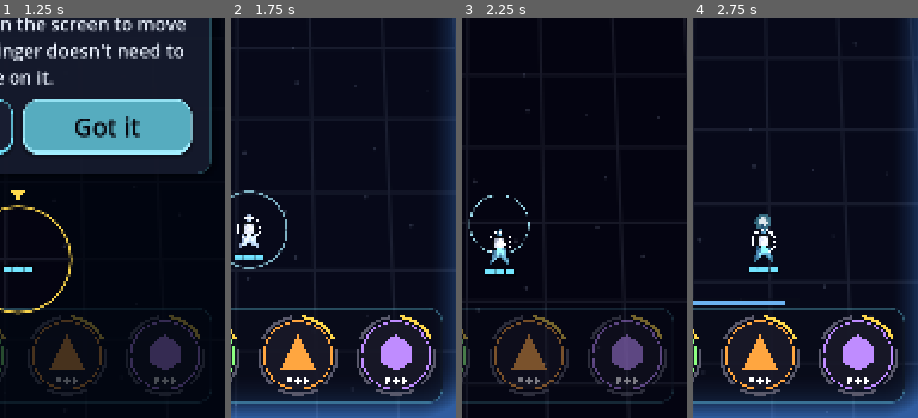
Above: before the commit, frames 1-4 (left to right).
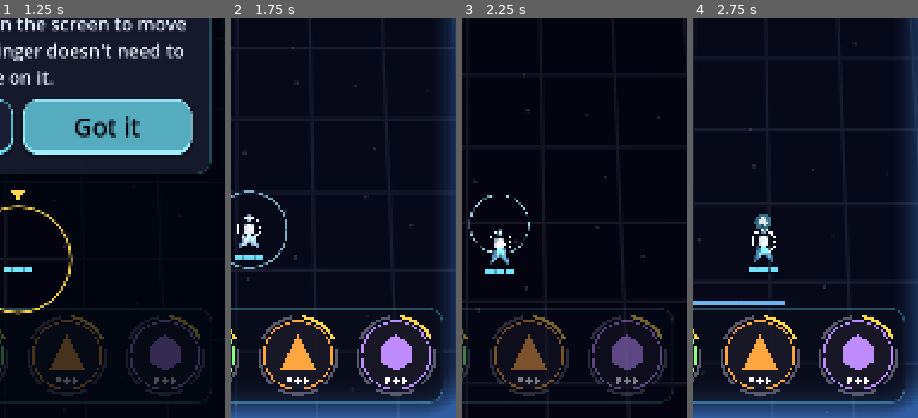
Above: after the commit, the same moments.

Repository: GDPonsoni/Nucleon-Squad-3D
Game: Godot game, scene res://scenes/game.tscn
The game is run twice, just before and just after one commit, with the same random seed, the same clock (stepped at 60 frames per second) and the same inputs. This scene is started directly instead of the project's main scene.
Inputs (mouse positions are % of the whole screen's width and height, from its top left):
- Up to frame 1 (1.25 s): move the mouse to (72, 45) at 0.52 s; hold Right (ui_right) from 0.53 s (still down); click (72, 45) at 0.67 s
- Up to frame 2 (1.75 s): release Right (ui_right) at 1.25 s; click "Don't show again" at 1.25 s
- Up to frame 3 (2.25 s): drag from (30, 55) to (45, 70) at 2.02 s
- Up to frame 4 (2.75 s): no input
The pictures show only the part of the screen within x 46-96%, y 50-100%; the shares and areas given below are measured in that part.

Frame 1 is identical in both runs. In frame 2, 0.2% of the frame differs, in the area x 3-13%, y 49-58%; in frame 3, less than 0.1%; in frame 4, nothing differs.

Commit message:
feat(render3d): chefes em 3D
T7 do docs/PLANO_3D.md. O chefe vira um conjunto de peças low poly montado
a partir do BossData: casco de N lados, miolo que gira, espinhos, placas de
blindagem na cor de destaque, torretas que miram na nave, olho que segue a
nave e avermelha na fúria, e rachaduras que acendem conforme a vida cai.
A entrada por surgimento (escala e transparência) vale para o modelo todo.

Boss ganhou leituras de desenho (ângulos das peças, fúria, rachaduras)
usadas pelo 2D e pelo 3D. Aura, avisos, lasers e varreduras seguem no
plano de jogo. O clarão de acerto dos modelos ficou um pouco mais suave.

Co-Authored-By: Claude Fable 5.2 <noreply@anthropic.com>

Diff:
--- a/scripts/core/params.gd
+++ b/scripts/core/params.gd
@@ -655,3 +655,6 @@
 var bullet_core_white_3d: float = 0.85  # quanto o topo dos projéteis clareia (núcleo claro, leitura)
 var ground_star_strength_3d: float = 0.3  # brilho das estrelas do chão (fracas: não podem parecer tiros)
 var ground_star_density_3d: float = 0.5  # células de estrela por unidade do mundo
+var boss_crack_color_3d: Color = Color(1.0, 0.45, 0.15)  # rachaduras do chefe acendem conforme a vida cai
+var boss_crack_glow_3d: float = 1.4
+var flash_strength_3d: float = 0.7  # força do clarão de acerto nos modelos (1 = cor chapada, como no 2D)
--- a/scripts/enemies/boss.gd
+++ b/scripts/enemies/boss.gd
@@ -473,20 +473,68 @@
 	var flash: bool = _flash_left > 0.0
 	var color: Color = Color.WHITE if flash else boss_data.color
 	var accent: Color = Color.WHITE if flash else boss_data.accent_color
-	var fury: float = clampf(float(_phase) / maxf(boss_data.phases.size() - 1, 1.0), 0.0, 1.0)
-	var pulse: float = 0.5 + 0.5 * sin(_clock * (3.0 + fury * 6.0))
+	var rage: float = fury()
+	var pulse: float = eye_pulse()
 	_draw_entry_fx()
 	# Aura
-	draw_circle(Vector2.ZERO, radius * (1.35 + 0.06 * pulse), Color(color, 0.12 + 0.08 * fury))
+	draw_circle(Vector2.ZERO, radius * (1.35 + 0.06 * pulse), Color(color, 0.12 + 0.08 * rage))
+	# Na visão 3D o corpo é um conjunto de modelos (EntityViews); avisos e perigos seguem no plano
+	if not Renderer3D.active:
+		_draw_body(color, accent, rage, pulse)
+	_draw_charge_telegraph()
+	_draw_sweeps()
+	_draw_lasers()
+	_draw_armor()
+	_draw_boss_telegraphs()
+
+
+# --- Leitura para o desenho (2D e visão 3D usam os mesmos valores) ---
+
+## 0 na primeira fase, 1 na última (fúria): acelera as placas e avermelha o olho.
+func fury() -> float:
+	return clampf(float(_phase) / maxf(boss_data.phases.size() - 1, 1.0), 0.0, 1.0)
+
+
+## Ângulo do espinho i (giram devagar ao contrário das placas).
+func spike_angle(index: int) -> float:
+	return TAU * index / boss_data.spikes - _clock * 0.25
+
+
+## Ângulo onde começa a placa i (giram mais rápido na fúria).
+func plate_angle(index: int) -> float:
+	return TAU * index / boss_data.plates + _clock * (0.6 + fury())
+
+
+## Giro do miolo em cima do casco.
+func core_angle() -> float:
+	return _clock * 0.8
+
+
+## Posição da torreta i em relação ao centro (px).
+func turret_spot(index: int) -> Vector2:
+	return Vector2.from_angle(PI * 0.5 + TAU * (index + 0.5) / boss_data.turrets) * radius * 0.72
+
+
+## Rachaduras no casco conforme a vida cai (0 a 6).
+func crack_count() -> int:
+	return int((1.0 - health_ratio()) * 6.0)
+
+
+func eye_pulse() -> float:
+	return 0.5 + 0.5 * sin(_clock * (3.0 + fury() * 6.0))
+
+
+## Corpo do chefe no desenho 2D: espinhos, placas, casco, rachaduras, torretas e olho.
+func _draw_body(color: Color, accent: Color, rage: float, pulse: float) -> void:
 	# Espinhos (giram devagar ao contrário das placas)
 	for i in boss_data.spikes:
-		var a: float = TAU * i / boss_data.spikes - _clock * 0.25
+		var a: float = spike_angle(i)
 		var dir := Vector2.from_angle(a)
 		var side := dir.orthogonal() * radius * 0.16
 		draw_colored_polygon(PackedVector2Array([dir * radius * 0.8 + side, dir * radius * 1.38, dir * radius * 0.8 - side]), color.darkened(0.3))
 	# Placas de blindagem em volta
 	for i in boss_data.plates:
-		var a0: float = TAU * i / boss_data.plates + _clock * (0.6 + fury)
+		var a0: float = plate_angle(i)
 		var a1: float = a0 + TAU / boss_data.plates * 0.62
 		var plate := PackedVector2Array([
 			Vector2.from_angle(a0) * radius * 0.92, Vector2.from_angle(a0) * radius * 1.18,
@@ -499,14 +547,14 @@
 	for i in boss_data.sides:
 		var angle: float = PI * 0.5 + TAU * i / boss_data.sides
 		outer.append(Vector2.from_angle(angle) * radius)
-		inner.append(Vector2.from_angle(angle + _clock * 0.8) * radius * 0.6)
+		inner.append(Vector2.from_angle(angle + core_angle()) * radius * 0.6)
 	draw_colored_polygon(outer, color)
 	draw_colored_polygon(inner, color.darkened(0.45))
 	_draw_cracks()
 	# Torretas que miram na nave
 	var player: Player = context.player if context != null else null
 	for i in boss_data.turrets:
-		var spot := Vector2.from_angle(PI * 0.5 + TAU * (i + 0.5) / boss_data.turrets) * radius * 0.72
+		var spot: Vector2 = turret_spot(i)
 		var aim := Vector2.DOWN
 		if player != null:
 			aim = (to_local(player.global_position) - spot).normalized()
@@ -519,19 +567,12 @@
 	var look := Vector2.ZERO
 	if player != null:
 		look = to_local(player.global_position).normalized() * eye_r * 0.45
-	draw_circle(look, eye_r * 0.45, Color(0.1, 0.05, 0.1).lerp(Color(0.9, 0.1, 0.15), fury))
-	_draw_charge_telegraph()
-	_draw_sweeps()
-	_draw_lasers()
-	_draw_armor()
-	_draw_boss_telegraphs()
+	draw_circle(look, eye_r * 0.45, Color(0.1, 0.05, 0.1).lerp(Color(0.9, 0.1, 0.15), rage))
 
 
 ## Rachaduras no casco conforme a vida cai.
 func _draw_cracks() -> void:
-	var damage: float = 1.0 - health_ratio()
-	var count: int = int(damage * 6.0)
-	for i in count:
+	for i in crack_count():
 		var a: float = TAU * i / 6.0 + 0.4
 		var p0 := Vector2.from_angle(a) * radius * 0.35
 		var p1 := Vector2.from_angle(a + 0.25) * radius * 0.65
--- a/scripts/render3d/entity_views.gd
+++ b/scripts/render3d/entity_views.gd
@@ -21,6 +21,10 @@
 var _fx_pieces: Dictionary = {}
 # Inimigos do pool: item -> vista
 var _enemy_views: Dictionary = {}
+# Chefe (fora do pool): conjunto de peças montado quando ele entra
+var _boss: Boss
+var _boss_root: Node3D
+var _boss_parts: Dictionary = {}
 
 
 func setup(game: Node2D, rig: CameraRig) -> void:
@@ -40,6 +44,7 @@
 	_sync_companion()
 	_sync_body_fx()
 	_sync_enemies()
+	_sync_boss()
 
 
 ## Cria um modelo escondido com o material comum.
@@ -57,7 +62,7 @@
 ## Cor, clarão (a = força), brilho próprio e opacidade de um modelo.
 func _paint(instance: MeshInstance3D, tint: Color, flash: Color = NO_FLASH, glow: float = 0.0, opacity: float = 1.0) -> void:
 	instance.set_instance_shader_parameter(&"tint", tint)
-	instance.set_instance_shader_parameter(&"flash", flash)
+	instance.set_instance_shader_parameter(&"flash", Color(flash, flash.a * Params.flash_strength_3d))
 	instance.set_instance_shader_parameter(&"glow", glow)
 	instance.set_instance_shader_parameter(&"opacity", opacity)
 
@@ -186,3 +191,107 @@
 		# O raio de colisão dá o tamanho (elites já vêm com o raio maior)
 		view.transform = Transform3D(_yaw(enemy.rotation).scaled(Vector3.ONE * enemy.radius * _scale), _at(enemy.position))
 		_paint(view, enemy.tint(), enemy.flash_color(), Params.elite_glow_3d if enemy.elite else 0.0)
+
+
+# --- Chefe: casco, miolo girando, espinhos, placas, torretas, olho e rachaduras ---
+
+func _sync_boss() -> void:
+	var boss: Boss = _game.get("boss")
+	if boss != null and not is_instance_valid(boss):
+		boss = null
+	if boss != _boss:
+		if _boss_root != null:
+			_boss_root.queue_free()
+			_boss_root = null
+		_boss_parts.clear()
+		_boss = boss
+		if boss != null and boss.boss_data != null:
+			_build_boss(boss.boss_data)
+	if _boss == null or _boss_root == null:
+		return
+	var data: BossData = _boss.boss_data
+	_boss_root.visible = _boss.visible
+	if not _boss.visible:
+		return
+	# Raio 1 nas peças: o raio de colisão e a escala da entrada (surgimento) dão o tamanho
+	var size: float = _boss.radius * _boss.scale.x * _scale
+	_boss_root.transform = Transform3D(_yaw(_boss.rotation).scaled(Vector3.ONE * maxf(size, 0.0001)), _at(_boss.position))
+	var opacity: float = _boss.modulate.a
+	var flash: Color = _boss.flash_color()
+	var fury: float = _boss.fury()
+	var h: float = Params.model_height_ratio_3d
+	_paint(_boss_parts["hull"], data.color, flash, 0.0, opacity)
+	var core: MeshInstance3D = _boss_parts["core"]
+	core.basis = _yaw(_boss.core_angle())
+	_paint(core, data.color.darkened(0.45), flash, 0.0, opacity)
+	var spikes: Array = _boss_parts["spikes"]
+	for i in spikes.size():
+		(spikes[i] as MeshInstance3D).basis = _yaw(_boss.spike_angle(i))
+		_paint(spikes[i], data.color.darkened(0.3), flash, 0.0, opacity)
+	var plates: Array = _boss_parts["plates"]
+	for i in plates.size():
+		(plates[i] as MeshInstance3D).basis = _yaw(_boss.plate_angle(i))
+		_paint(plates[i], data.accent_color.darkened(0.2), flash, 0.0, opacity)
+	var player: Player = _game.get("player")
+	var turrets: Array = _boss_parts["turrets"]
+	for i in turrets.size():
+		var turret := turrets[i] as MeshInstance3D
+		var spot: Vector2 = _boss.turret_spot(i)
+		var aim: float = PI * 0.5
+		if player != null:
+			aim = (player.position - (_boss.position + spot)).angle()
+		# O cano do modelo aponta para +Z (ângulo 90° no 2D)
+		turret.transform = Transform3D(_yaw(aim - PI * 0.5), Vector3(spot.x, 0.0, spot.y) / maxf(_boss.radius, 1.0))
+		_paint(turret, data.accent_color, flash, 0.0, opacity)
+	# Olho: segue a nave e fica vermelho na fúria
+	var eye: MeshInstance3D = _boss_parts["eye"]
+	var eye_r: float = 0.26
+	var pulse: float = _boss.eye_pulse()
+	eye.transform = Transform3D(Basis.from_scale(Vector3(eye_r, eye_r * 0.5, eye_r) * (1.0 + 0.04 * pulse)), Vector3(0.0, h * 0.7, 0.0))
+	_paint(eye, Color.WHITE, flash, 0.35 + 0.25 * pulse, opacity)
+	var look := Vector2.ZERO
+	if player != null:
+		look = (player.position - _boss.position).normalized() * eye_r * 0.45
+	var pupil: MeshInstance3D = _boss_parts["pupil"]
+	pupil.transform = Transform3D(Basis.from_scale(Vector3.ONE * eye_r * 0.45), Vector3(look.x, h * 0.7 + eye_r * 0.42, look.y))
+	_paint(pupil, Color(0.1, 0.05, 0.1).lerp(Color(0.9, 0.1, 0.15), fury), NO_FLASH, fury * 0.8, opacity)
+	var cracks: Array = _boss_parts["cracks"]
+	var count: int = _boss.crack_count()
+	for i in cracks.size():
+		(cracks[i] as MeshInstance3D).visible = i < count
+		if i < count:
+			_paint(cracks[i], Params.boss_crack_color_3d, NO_FLASH, Params.boss_crack_glow_3d * (0.7 + 0.3 * pulse), opacity)
+
+
+func _build_boss(data: BossData) -> void:
+	_boss_root = Node3D.new()
+	_boss_root.name = "Boss"
+	add_child(_boss_root)
+	_boss_parts["hull"] = _boss_part("Hull", ModelLibrary.boss_hull(data.sides))
+	_boss_parts["core"] = _boss_part("Core", ModelLibrary.boss_core(data.sides))
+	_boss_parts["eye"] = _boss_part("Eye", MeshFactory.icosphere_low())
+	_boss_parts["pupil"] = _boss_part("Pupil", ModelLibrary.boss_pupil())
+	var spikes: Array = []
+	for i in data.spikes:
+		spikes.append(_boss_part("Spike", ModelLibrary.boss_spike()))
+	_boss_parts["spikes"] = spikes
+	var plates: Array = []
+	for i in data.plates:
+		plates.append(_boss_part("Plate", ModelLibrary.boss_plate(data.plates)))
+	_boss_parts["plates"] = plates
+	var turrets: Array = []
+	for i in data.turrets:
+		turrets.append(_boss_part("Turret", ModelLibrary.boss_turret()))
+	_boss_parts["turrets"] = turrets
+	var cracks: Array = []
+	for i in 6:
+		cracks.append(_boss_part("Crack", ModelLibrary.boss_crack(i)))
+	_boss_parts["cracks"] = cracks
+
+
+func _boss_part(node_name: String, mesh: Mesh) -> MeshInstance3D:
+	var part := _make(node_name, mesh)
+	remove_child(part)
+	_boss_root.add_child(part)
+	part.visible = true
+	return part
